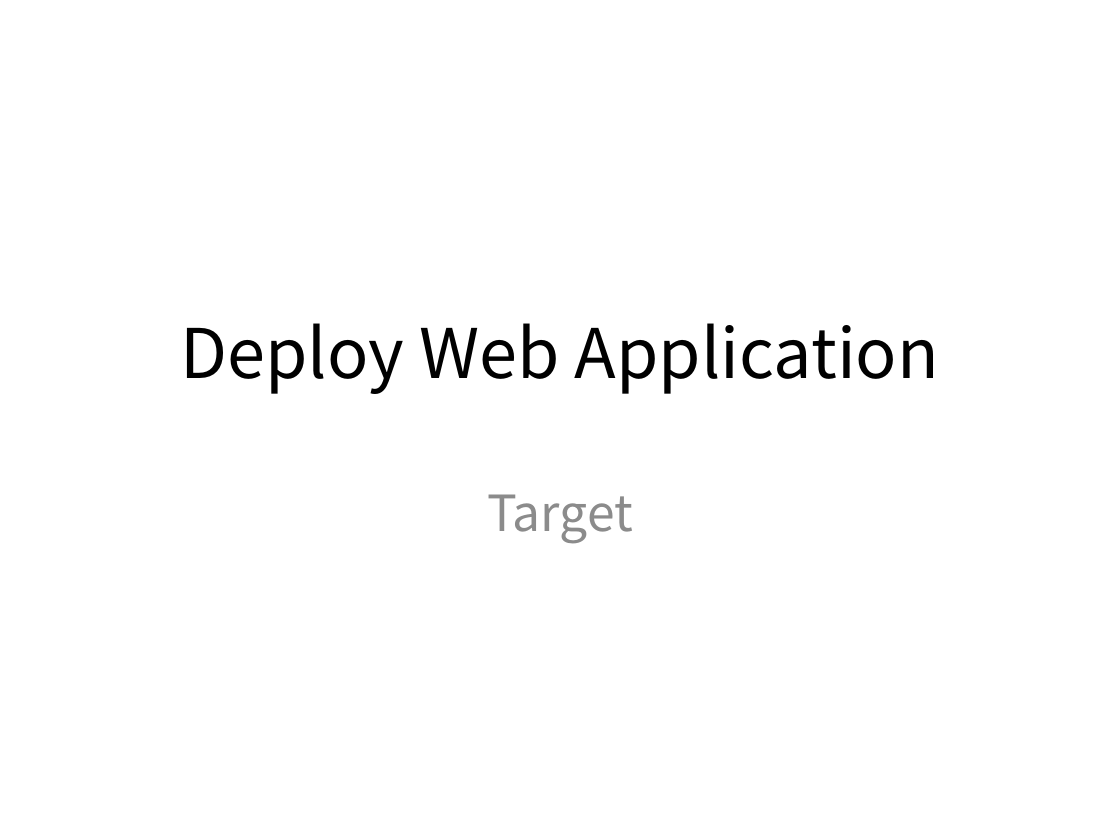
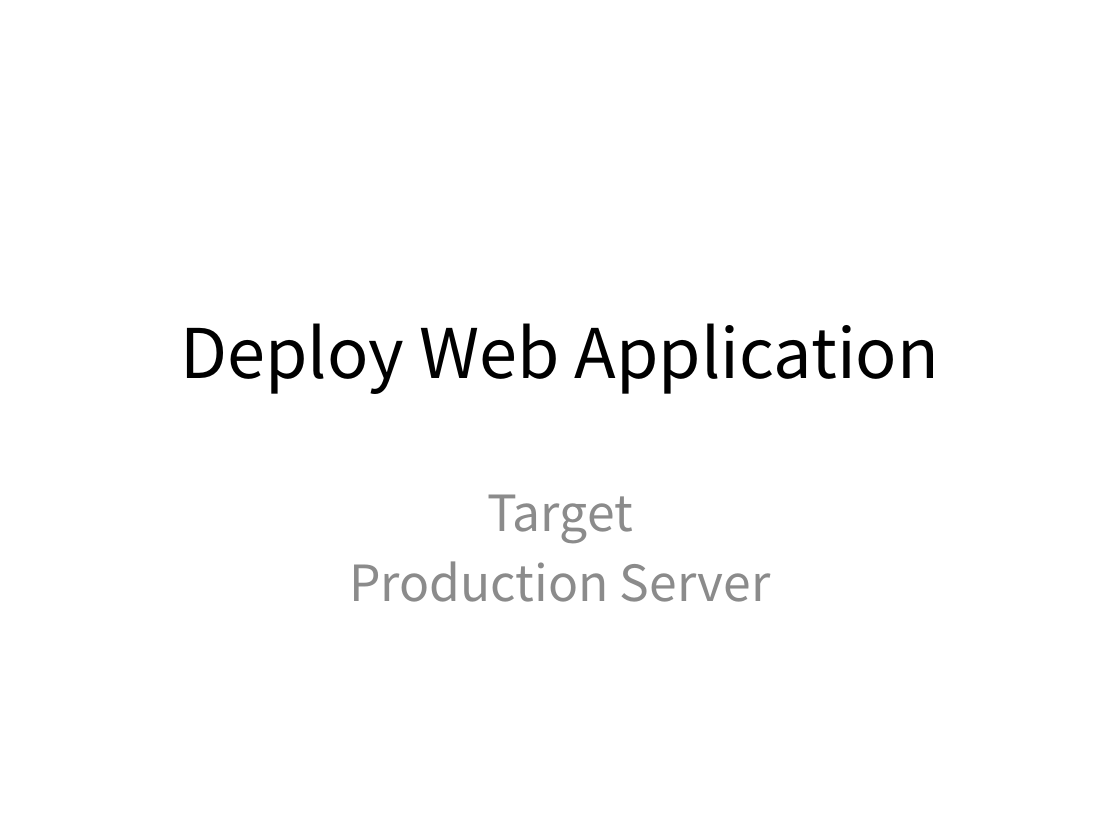
Before and after one commit to kwbaek/codelabor, a slide deck: slide 1 of documentation/draft/ci-environment/deploy-target-strategy.pptx. Drawn at 1120x840 pixels with LibreOffice and Linux fonts; fonts in the diff are those of the drawing. Boxes give left, top, right and bottom in pixels: in the first picture for what was removed or moved away, otherwise in the second. Text is boxed around its words. In the diff, an @@ line names an element or a change of style, - is before the commit and + after.

```diff
--- a/documentation/draft/ci-environment/deploy-target-strategy.pptx
+++ b/documentation/draft/ci-environment/deploy-target-strategy.pptx
@@ subtitle at box(349, 561, 771, 602): paragraph added @@
+Production Server
```
Also in this commit, not shown: 1 other file.
